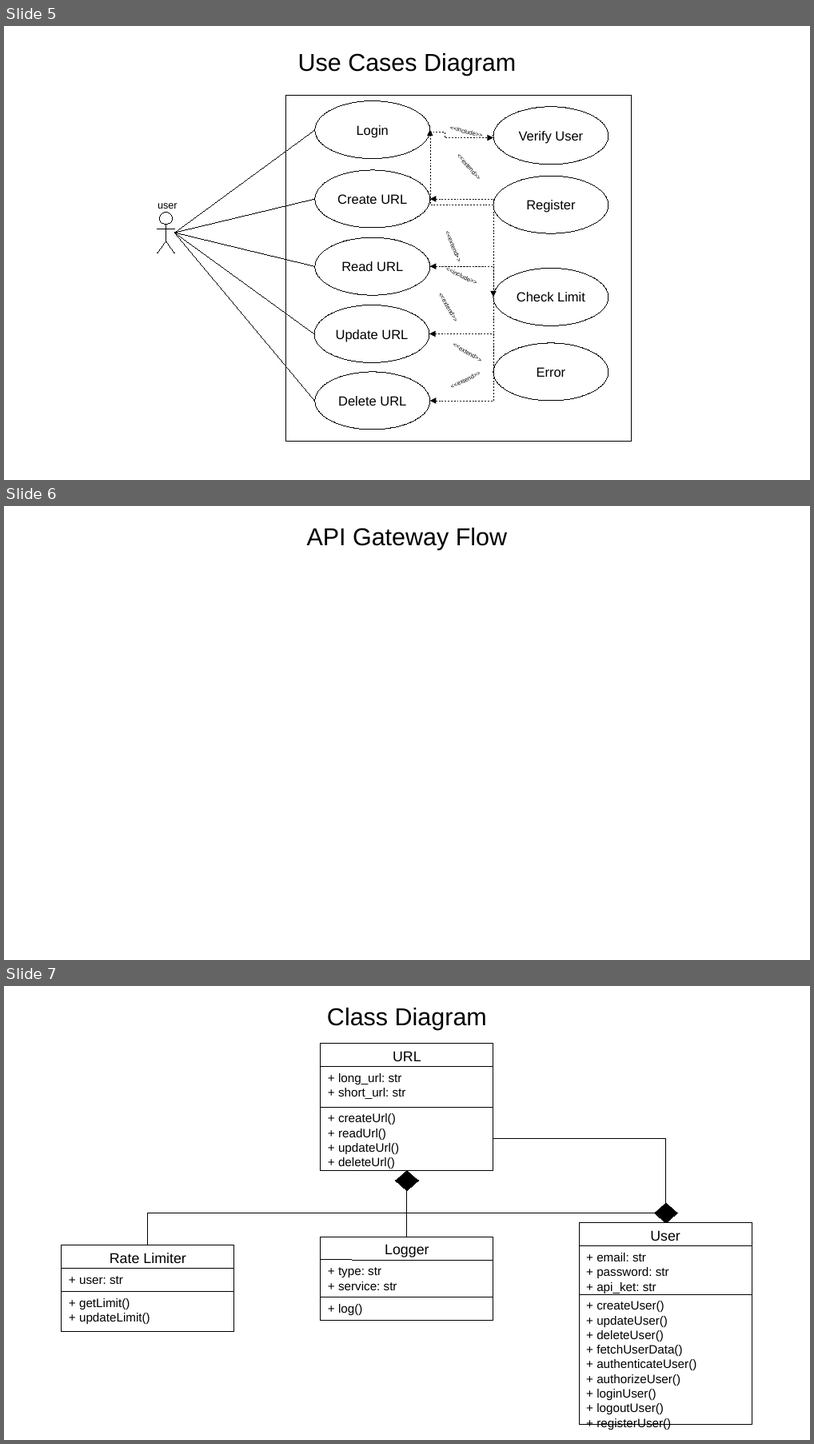
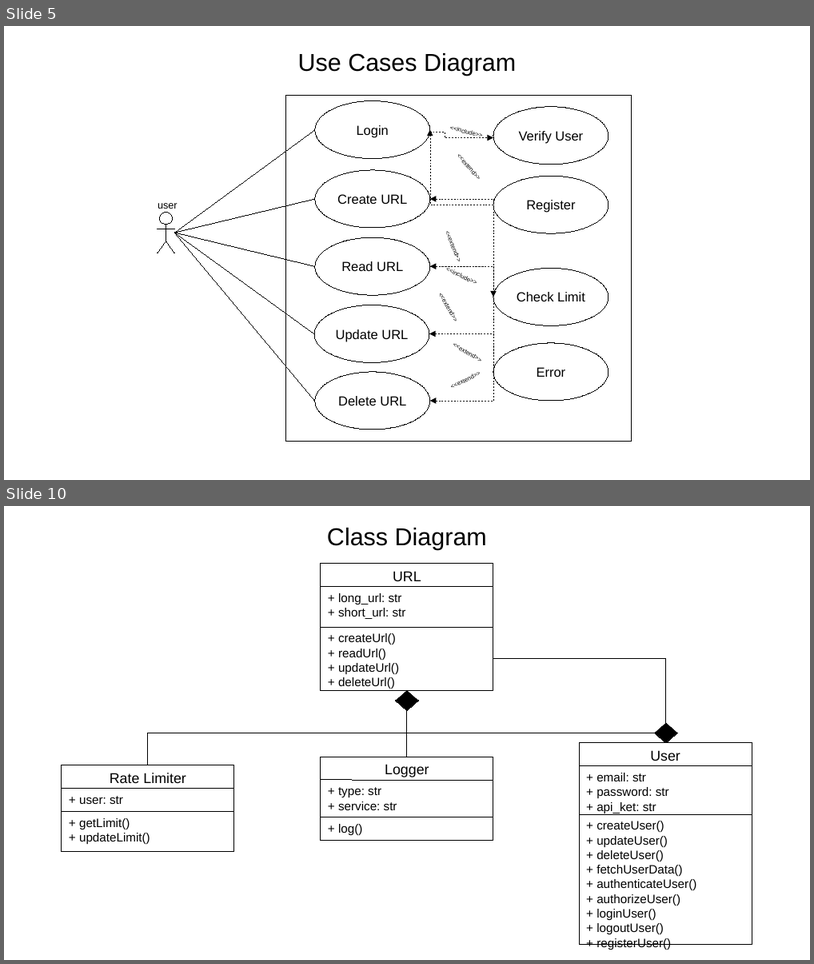
Before and after one commit to ankitpal181/Python, a slide deck: Flask/Url-Shortner/documentation/system_design.odp. Shown one above the other, each under a label of ours: slides 5, 6 and 7 before the commit, slides 5 and 10 after it; the slides between them are not shown. The pictures are 814x1444 and 814x964 pixels, drawn with LibreOffice and Linux fonts; fonts in the diff are those of the drawing. Boxes give left, top, right and bottom in pixels: in the first picture for what was removed or moved away, otherwise in the second. Text is boxed around its words. In the diff, an @@ line names an element or a change of style, - is before the commit and + after.

```diff
--- a/Flask/Url-Shortner/documentation/system_design.odp
+++ b/Flask/Url-Shortner/documentation/system_design.odp
@@ slide 6 removed at <box>4,506,810,960</box>, background #FFFFFF @@
@@ text removed at <box>307,528,507,550</box> @@
-API Gateway Flow
@@ what was slide 7 is now slide 10 @@
```
Also in this commit, not shown: 1 slide changed, 4 slides added, 2 other files.
